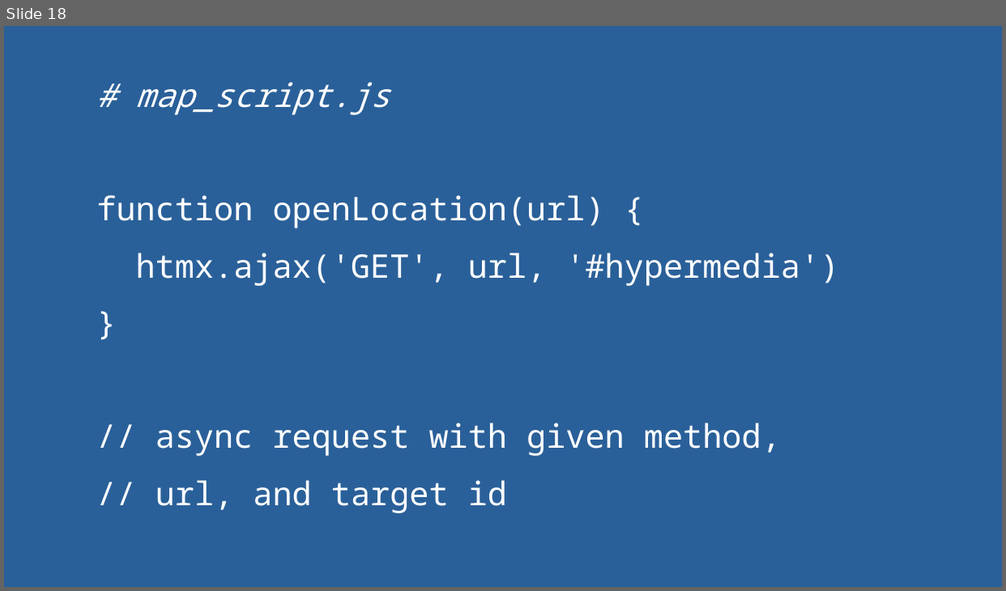
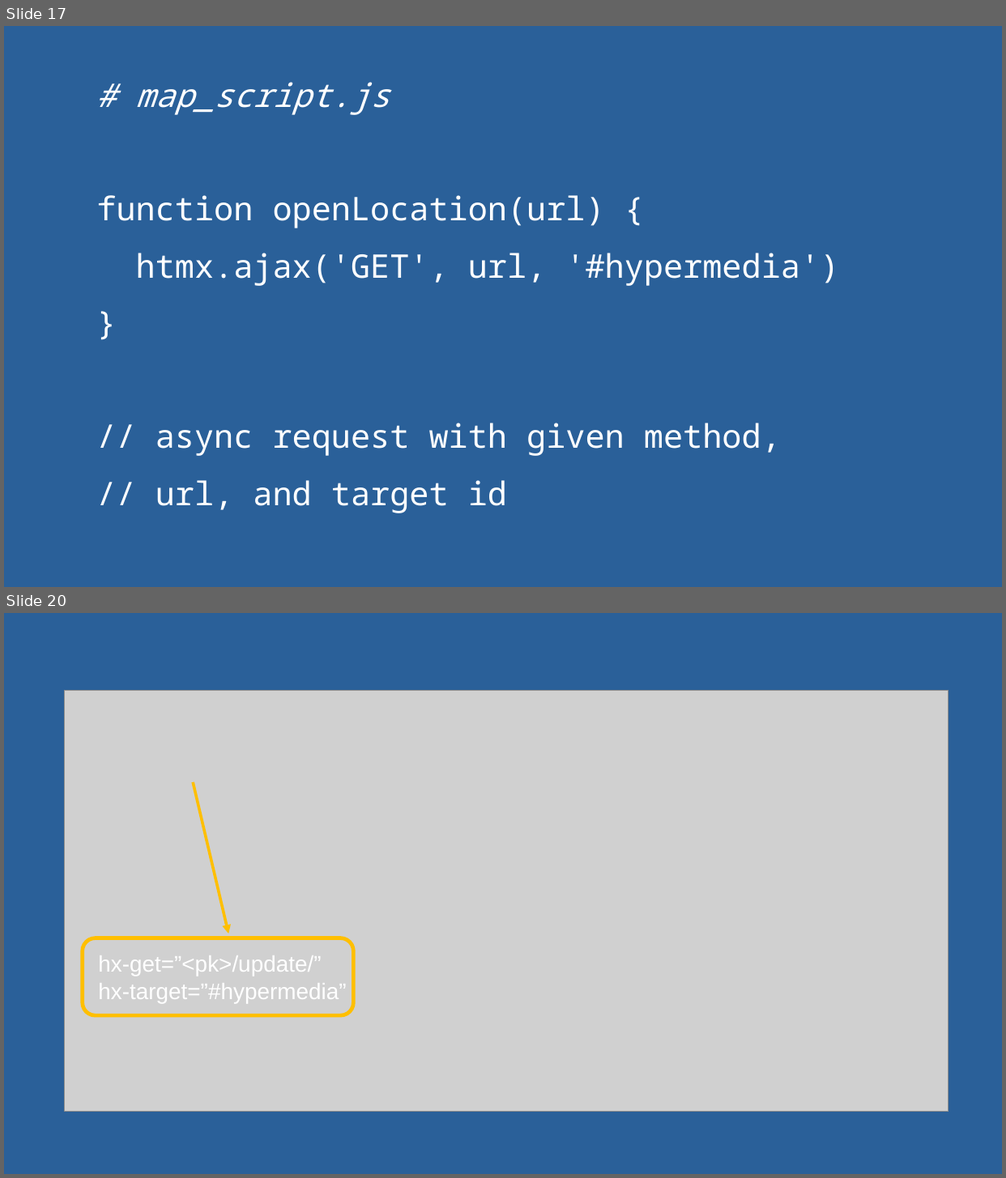
Before and after one commit to andywar65/map_swap_example, a slide deck: hypermedia_driven_maps.odp. Shown one above the other, each under a label of ours: slide 18 before the commit, slides 17 and 20 after it; the slides between them are not shown. The pictures are 1006x591 and 1006x1178 pixels, drawn with LibreOffice and Linux fonts; fonts in the diff are those of the drawing; grey boxes stand for pictures. Boxes give left, top, right and bottom in pixels: in the first picture for what was removed or moved away, otherwise in the second. Text is boxed around its words. In the diff, an @@ line names an element or a change of style, - is before the commit and + after.

```diff
--- a/hypermedia_driven_maps.odp
+++ b/hypermedia_driven_maps.odp
@@ slide 20 added at [4, 613, 1002, 1174], background #2A6099 @@
@@ picture added at [65, 691, 948, 1113] @@
@@ arrow added from (194, 782) to (228, 934), #FFBF00 2.3 pt @@
@@ rounded rectangle added at [83, 938, 354, 1016], outline #FFBF00 3 pt @@
@@ text added at [98, 956, 346, 1003], 18 pt, text #FFFFFF @@
+hx-get=”<pk>/update/”
+hx-target=”#hypermedia”
@@ what was slide 18 is now slide 17 @@
```
Also in this commit, not shown: 7 slides changed, 9 other slides added, 3 slides removed.
